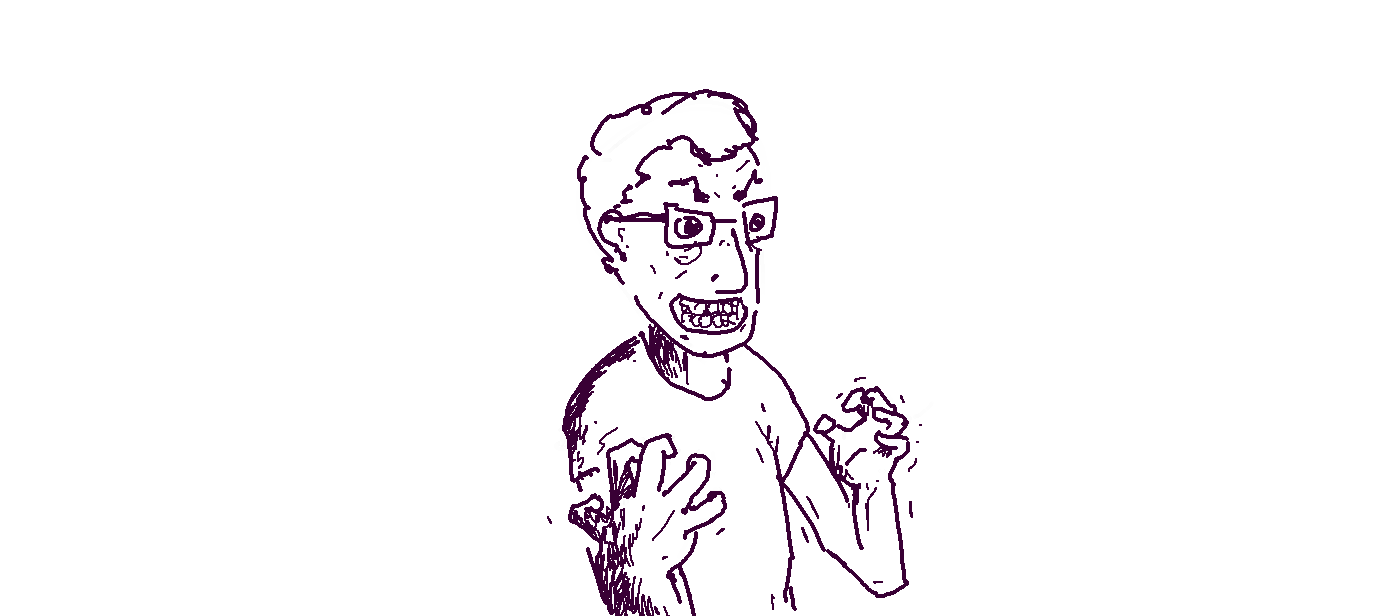
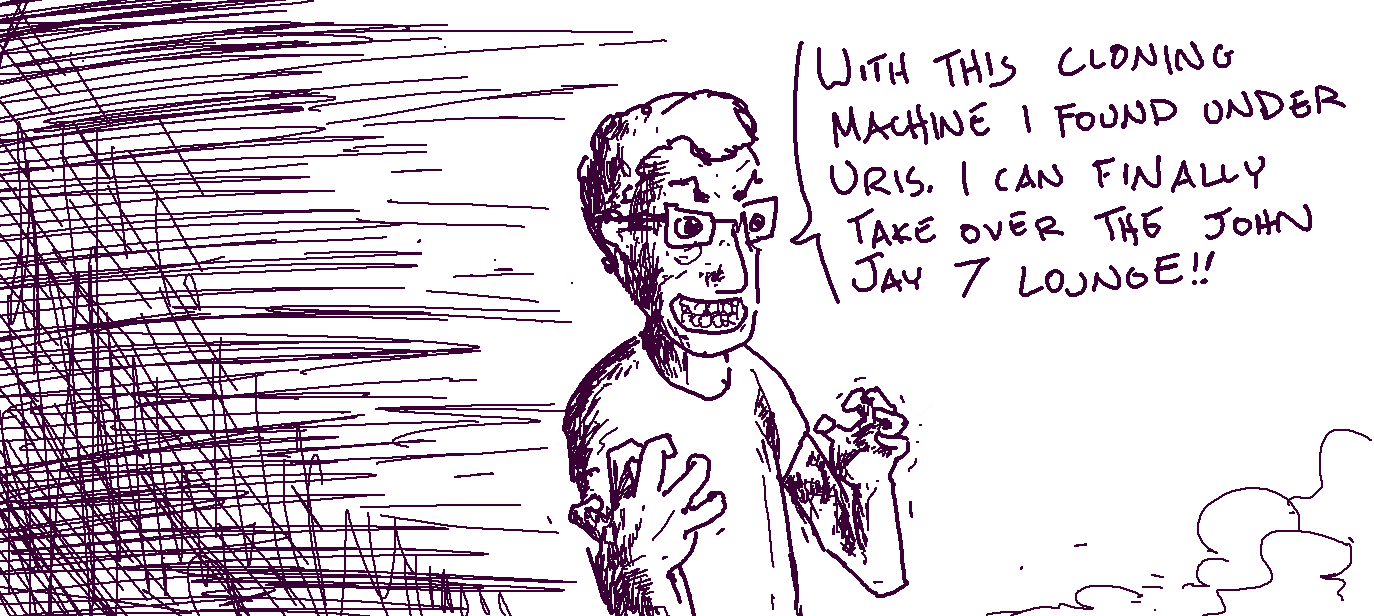
Layered file, before and after one edit (1374 x 616). Changes by layer:
painted on "Layer 2" over [0, 0, 1372, 616]
painted on "Layer 1" over [783, 551, 797, 611]
